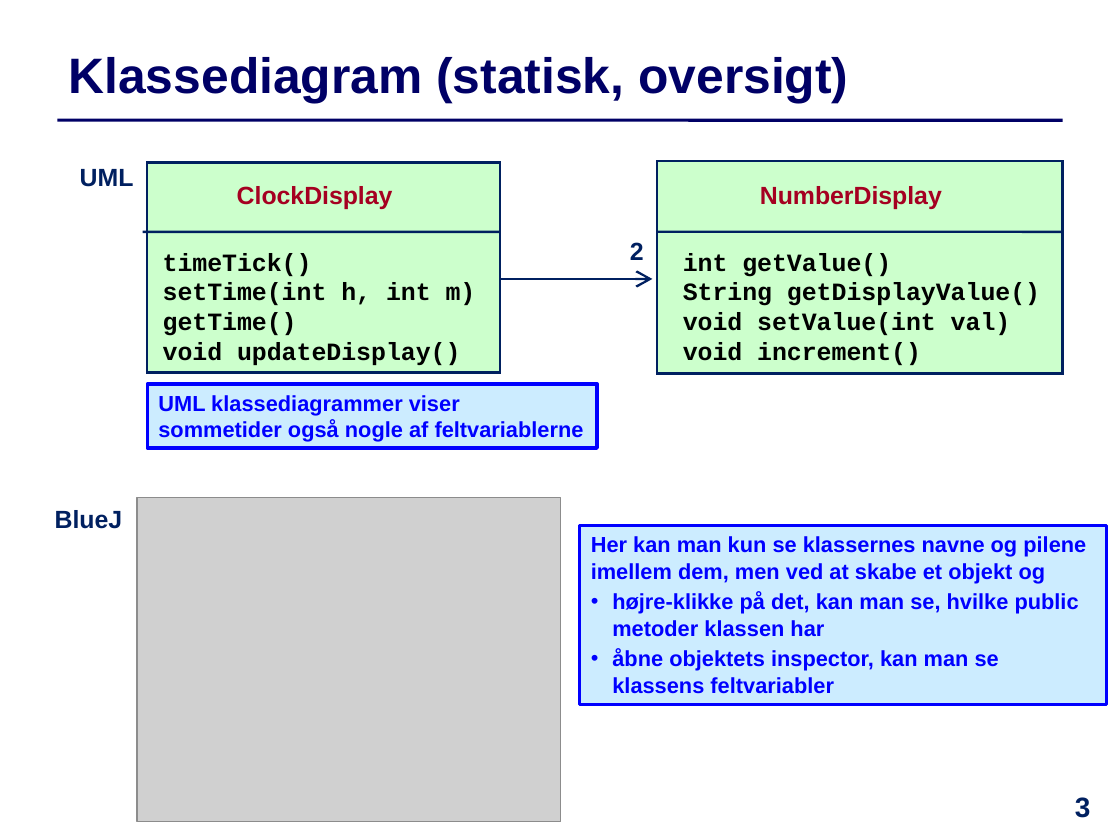
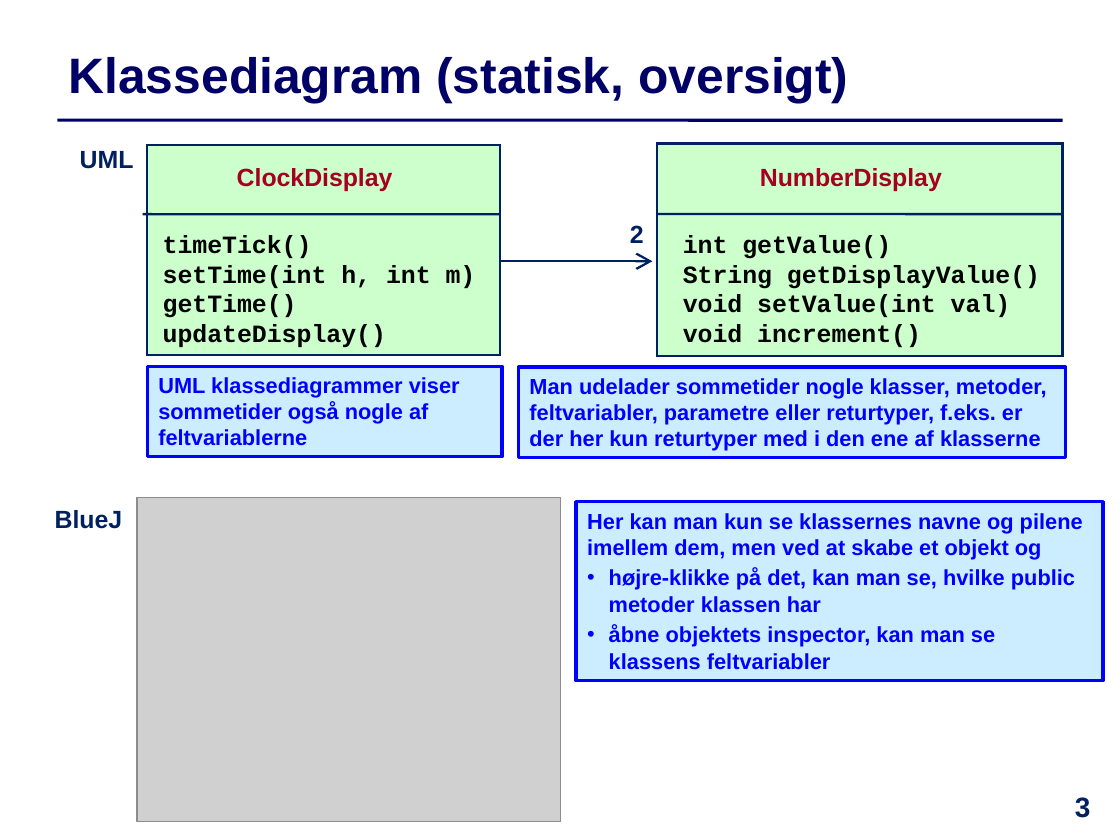
Before and after one commit to IntProgAU/Materiale, a slide deck: slide 3 of web/e21/uge_2b/Slides-Uge2-Torsdag.pptx. Drawn at 1120x840 pixels with LibreOffice and Linux fonts; fonts in the diff are those of the drawing; grey boxes stand for pictures. Boxes give left, top, right and bottom in pixels: in the first picture for what was removed or moved away, otherwise in the second. Text is boxed around its words. In the diff, an @@ line names an element or a change of style, - is before the commit and + after.

```diff
--- a/web/e21/uge_2b/Slides-Uge2-Torsdag.pptx
+++ b/web/e21/uge_2b/Slides-Uge2-Torsdag.pptx
@@ 6 texts, 2 rectangles, 2 lines, 1 arrow: place and size @@
-6 texts, 2 rectangles, 2 lines, 1 arrow at bbox=[80, 161, 1063, 374]
+6 texts, 2 rectangles, 2 lines, 1 arrow at bbox=[80, 143, 1063, 356]
@@ text at bbox=[163, 324, 386, 347]: text changed @@
-void updateDisplay()
+updateDisplay()
@@ rectangle "UML klassediagrammer viser sommetider også ...": place and size @@
-rectangle "UML klassediagrammer viser sommetider også ..." at bbox=[148, 384, 598, 448]
+rectangle "UML klassediagrammer viser sommetider også ..." at bbox=[148, 366, 503, 457]
@@ rectangle added at bbox=[519, 367, 1066, 458], fill #CCECFF, outline #0000FF 2.25 pt, 14 pt, text #0000FF, bold @@
+Man udelader sommetider nogle klasser, metoder, feltvariabler, parametre eller returtyper, f.eks. er der her kun returtyper med i den ene af klasserne
@@ rectangle "Her kan man kun se ...": place and size @@
-rectangle "Her kan man kun se ..." at bbox=[580, 525, 1108, 704]
+rectangle "Her kan man kun se ..." at bbox=[576, 502, 1103, 681]
```
Also in this commit, not shown: 2 other files.
